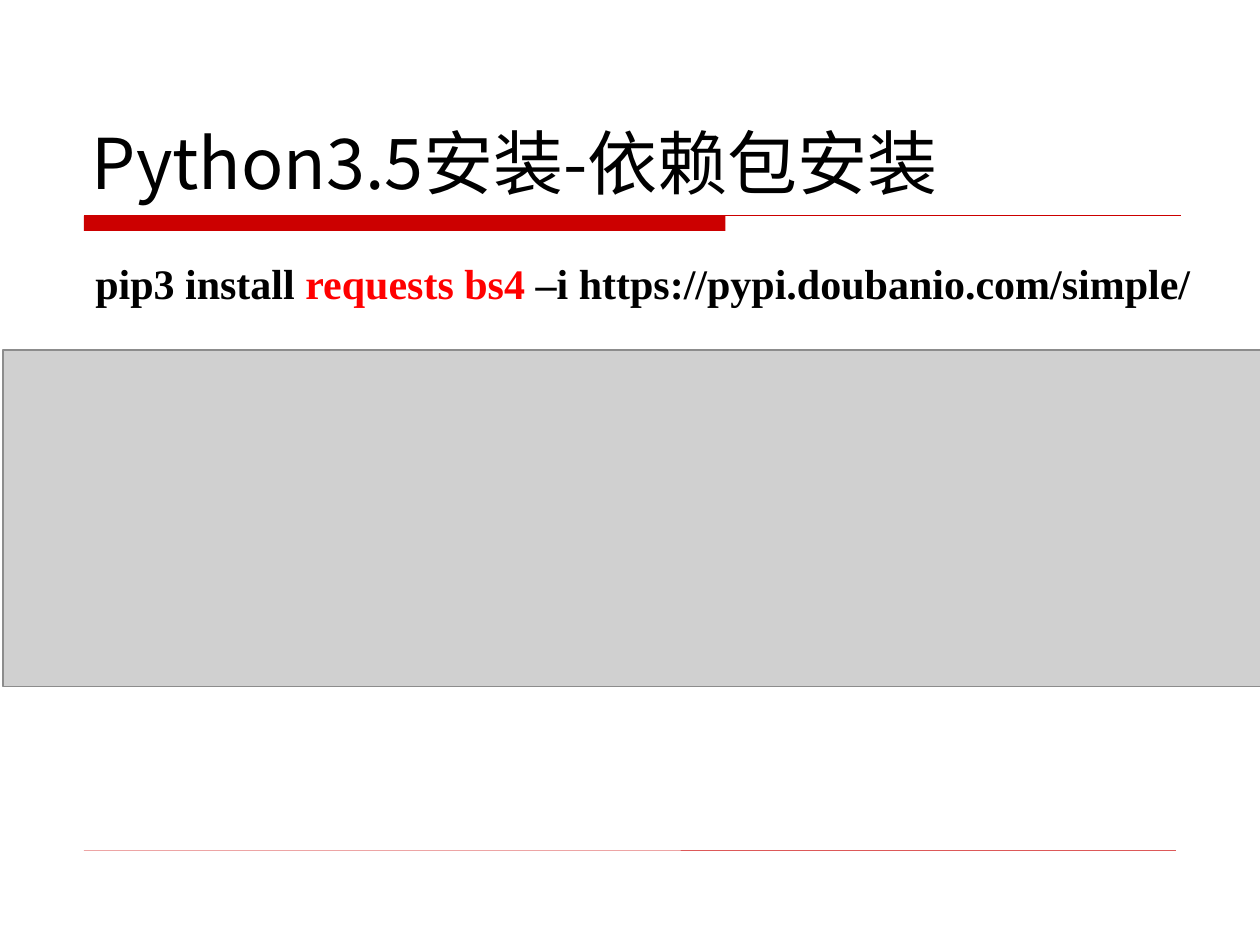
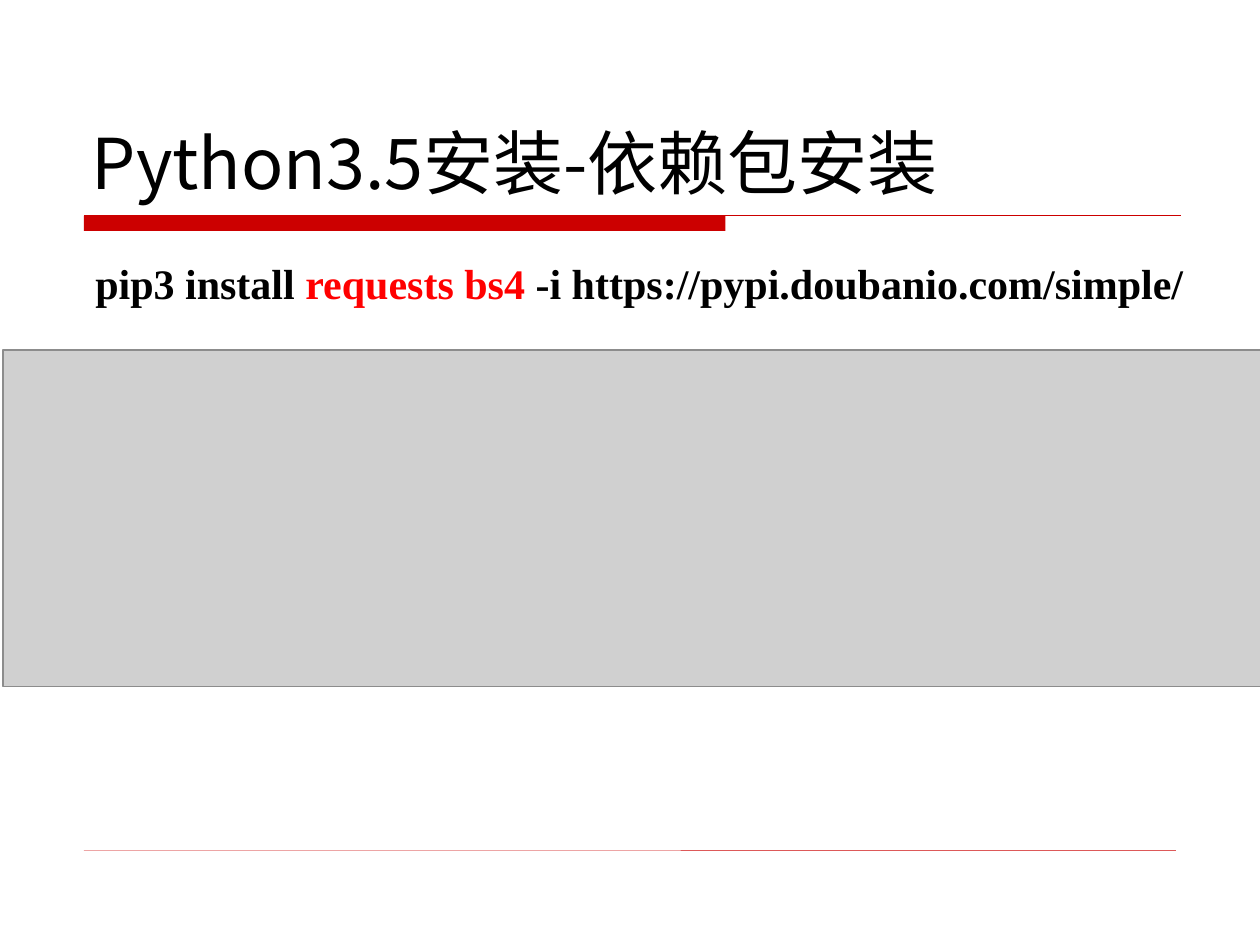
Before and after one commit to zjuchenyuan/EasyLogin, a slide deck: slide 3 of examples/peptidecutter/python爬虫-生物信息学导论-陈源,胡大辉.pptx. Drawn at 1260x945 pixels with LibreOffice and Linux fonts; fonts in the diff are those of the drawing; grey boxes stand for pictures; background and template pictures are left out. Boxes give left, top, right and bottom in pixels: in the first picture for what was removed or moved away, otherwise in the second. Text is boxed around its words. In the diff, an @@ line names an element or a change of style, - is before the commit and + after.

```diff
--- a/examples/peptidecutter/python爬虫-生物信息学导论-陈源,胡大辉.pptx
+++ b/examples/peptidecutter/python爬虫-生物信息学导论-陈源,胡大辉.pptx
@@ text at [95,270,1183,308]: text changed @@
-pip3 install requests bs4 –i https://pypi.doubanio.com/simple/
+pip3 install requests bs4 -i https://pypi.doubanio.com/simple/
```
Also in this commit, not shown: 4 other files.
